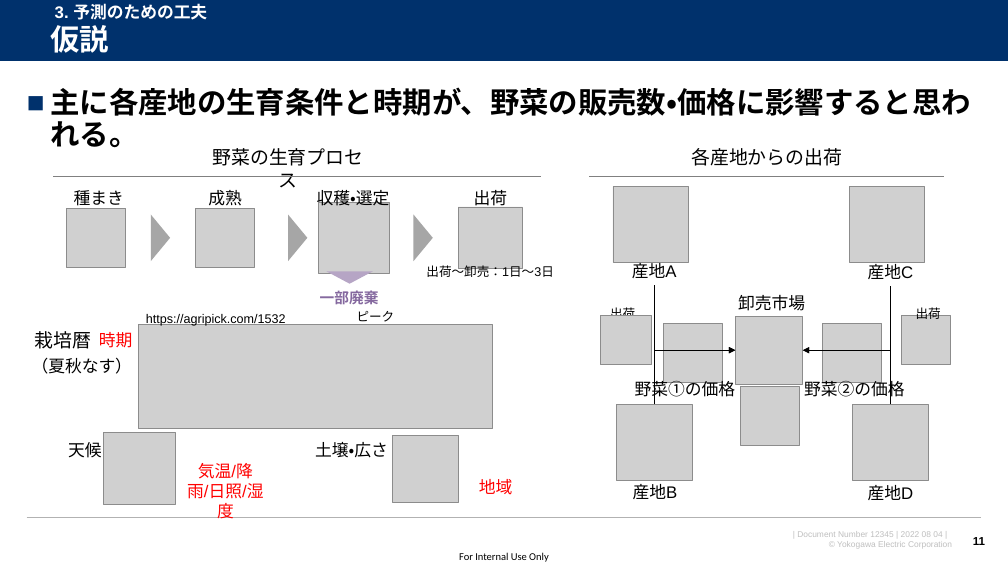
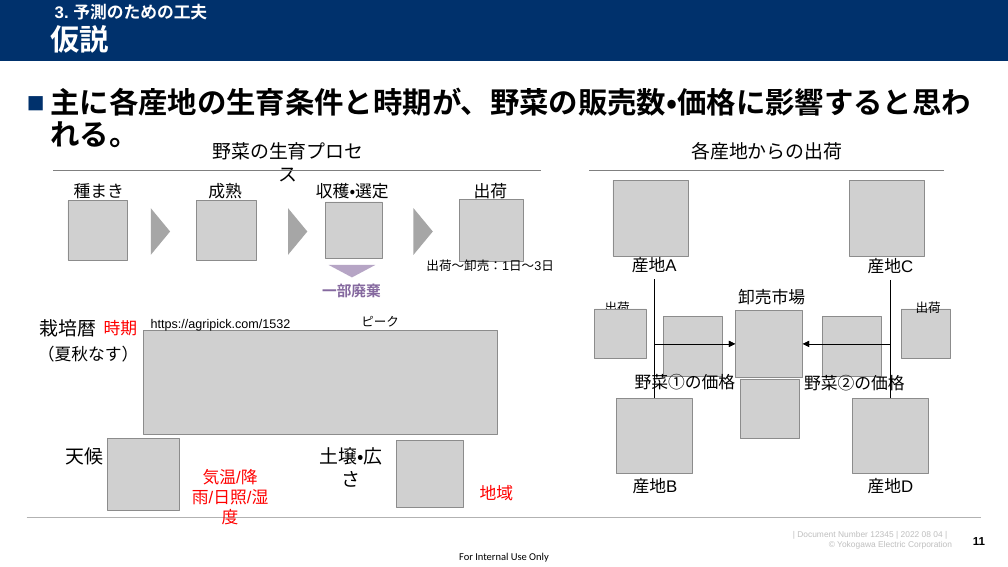
Before and after one commit to watarukumagai-git/opt, a slide deck: slide 11 of MMW/20220804_MMW_kumagai_rev.0.pptx. Drawn at 1008x567 pixels with LibreOffice and Linux fonts; fonts in the diff are those of the drawing; grey boxes stand for pictures; background and template pictures are left out. Boxes give left, top, right and bottom in pixels: in the first picture for what was removed or moved away, otherwise in the second. Text is boxed around its words. In the diff, an @@ line names an element or a change of style, - is before the commit and + after.

```diff
--- a/MMW/20220804_MMW_kumagai_rev.0.pptx
+++ b/MMW/20220804_MMW_kumagai_rev.0.pptx
@@ picture: place and size @@
-picture at <box>318,203,389,274</box>
+picture at <box>326,202,383,259</box>
@@ 15 texts, 12 pictures, 4 elbow arrows, 4 triangles, 2 lines: place and size @@
-15 texts, 12 pictures, 4 elbow arrows, 4 triangles, 2 lines at <box>53,148,951,500</box>
+15 texts, 12 pictures, 4 elbow arrows, 4 triangles, 2 lines at <box>53,142,951,493</box>
@@ text "一部廃棄": place and size @@
-text "一部廃棄" at <box>320,290,379,305</box>
+text "一部廃棄" at <box>322,283,381,297</box>
@@ text "出荷": place and size @@
-text "出荷" at <box>610,305,635,316</box>
+text "出荷" at <box>605,298,630,310</box>
@@ text "栽培暦": place and size @@
-text "栽培暦" at <box>35,331,92,349</box>
+text "栽培暦" at <box>40,319,97,337</box>
@@ text "時期": place and size @@
-text "時期" at <box>99,332,133,348</box>
+text "時期" at <box>104,320,138,336</box>
@@ 3 pictures, 3 texts: place and size @@
-3 pictures, 3 texts at <box>103,311,493,519</box>
+3 pictures, 3 texts at <box>108,316,498,525</box>
@@ picture: place and size @@
-picture at <box>600,315,652,364</box>
+picture at <box>595,309,647,358</box>
@@ text "（夏秋なす）": place and size @@
-text "（夏秋なす）" at <box>32,357,133,374</box>
+text "（夏秋なす）" at <box>38,346,139,362</box>
@@ text "天候" at <box>65,447,103,465</box>: size 16 to 18 pt @@
@@ text "土壌・広さ" at <box>319,447,382,487</box>: size 16 to 18 pt @@
@@ text "地域": place and size @@
-text "地域" at <box>479,479,513,495</box>
+text "地域" at <box>480,485,514,501</box>
```
Also in this commit, not shown: 9 other slides changed, 4 slides added, 1 slide removed.
